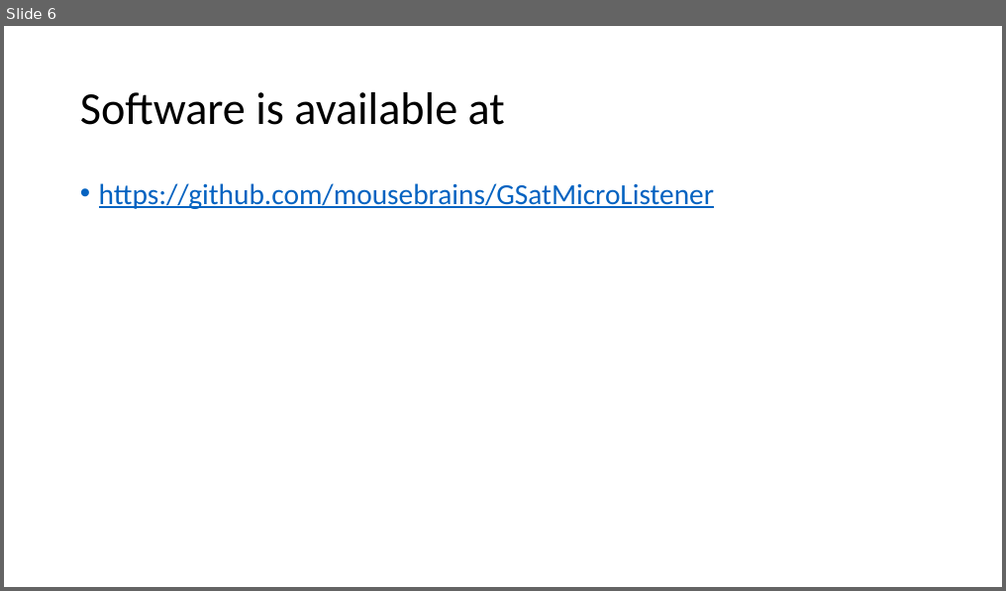
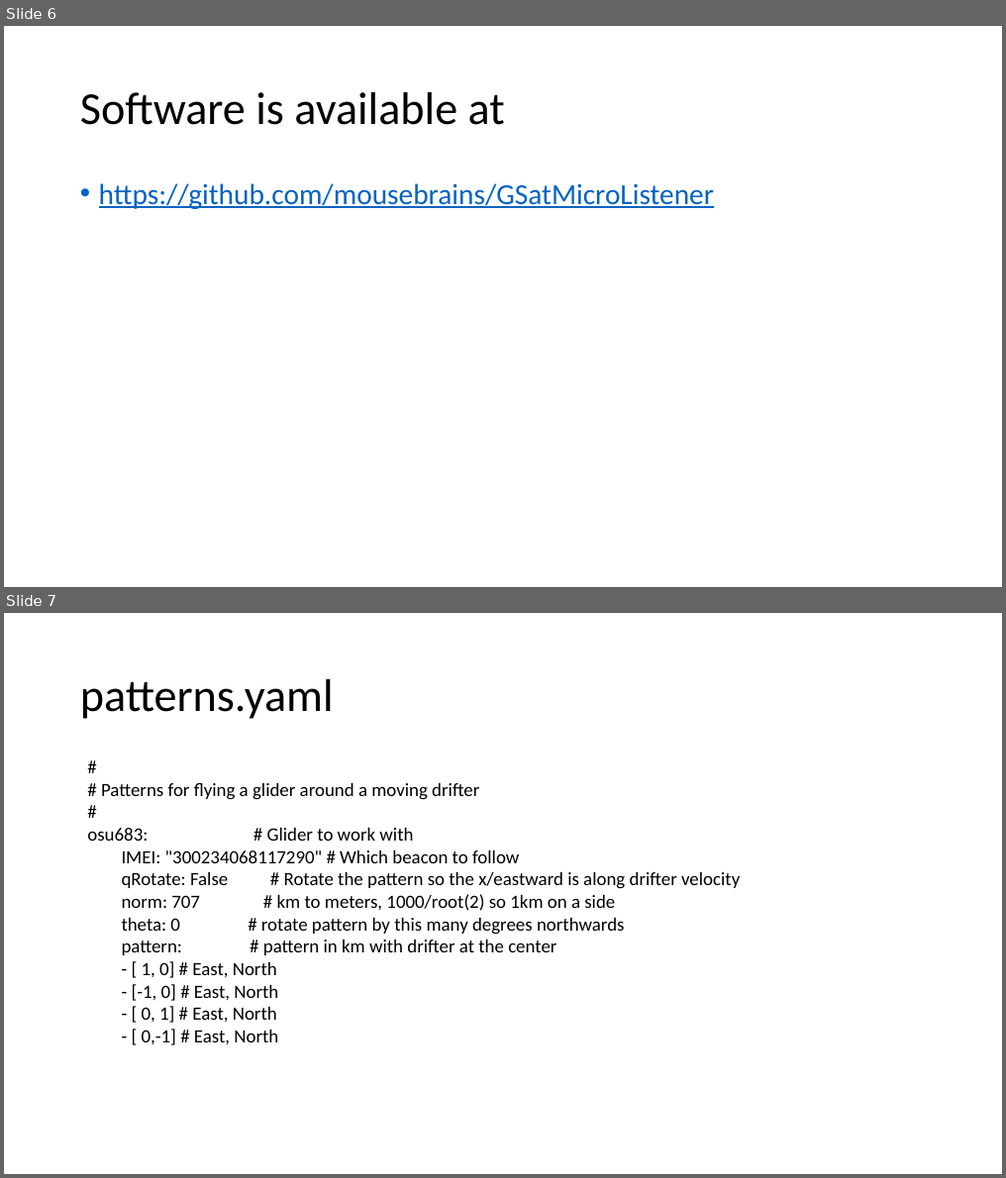
Before and after one commit to mousebrains/GSatMicroListener, a slide deck: Drifter Follower.pptx. Shown one above the other, each under a label of ours: slide 6 before the commit, slides 6 and 7 after it. The pictures are 1006x591 and 1006x1178 pixels, drawn with LibreOffice and Linux fonts; fonts in the diff are those of the drawing. Boxes give left, top, right and bottom in pixels: in the first picture for what was removed or moved away, otherwise in the second. Text is boxed around its words. In the diff, an @@ line names an element or a change of style, - is before the commit and + after.

```diff
--- a/Drifter Follower.pptx
+++ b/Drifter Follower.pptx
@@ slide 7 added at (4,613,1002,1174), background #FFFFFF @@
@@ title added at (80,679,334,719), 44 pt, text #000000 @@
+patterns.yaml
@@ text added at (87,783,740,1046), 18 pt, text #000000 @@
+#
+# Patterns for flying a glider around a moving drifter
+#
+osu683: # Glider to work with
+IMEI: "300234068117290" # Which beacon to follow
+qRotate: False # Rotate the pattern so the x/eastward is along drifter velocity
+norm: 707 # km to meters, 1000/root(2) so 1km on a side
+theta: 0 # rotate pattern by this many degrees northwards
+pattern: # pattern in km with drifter at the center
+- [ 1, 0] # East, North
+- [-1, 0] # East, North
+- [ 0, 1] # East, North
+- [ 0,-1] # East, North
```
Also in this commit, not shown: 1 other slide added, 1 other file.
